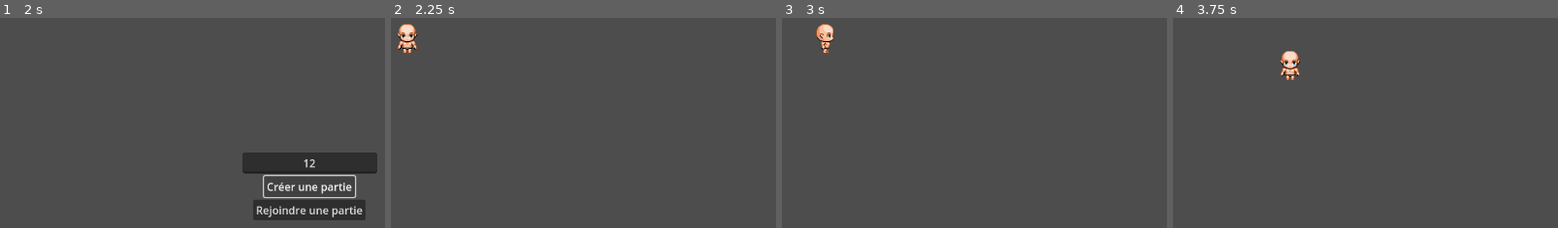
Above: before the commit, frames 1-4 (left to right).
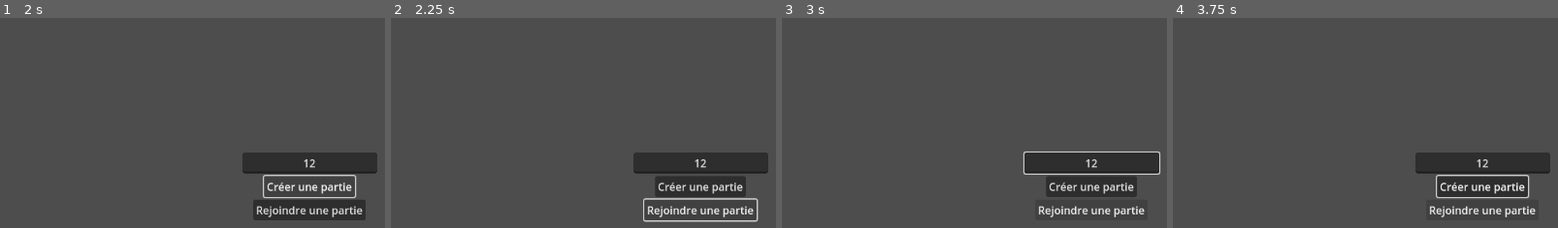
Above: after the commit, the same moments.

Repository: coeyn/greed_island_mmorpg
Game: Godot game, scene res://scenes/main_menu.tscn
The game is run twice, just before and just after one commit, with the same random seed, the same clock (stepped at 60 frames per second) and the same inputs.
Inputs (mouse positions are in pixels of both pictures, inside the frame that each line leads up to):
- Up to frame 1 (2 s): click (308, 162) at 0.52 s; type "12" at 0.6 s; click "Créer une partie" at 1.25 s
- Up to frame 2 (2.25 s): click "Rejoindre une partie" at 2 s
- Up to frame 3 (3 s): hold Right (ui_right) from 2.78 s (still down)
- Up to frame 4 (3.75 s): release Right (ui_right) at 3.53 s; hold Down (ui_down) from 3.53 s (still down)

Frame 1 is identical in both runs. In frame 2, 7.3% of the frame differs, in the area x 1-98%, y 2-98%; in frame 3, 6.8%; in frame 4, 7.1%.
Error after the commit: Parse Error: Unindent doesn't match the previous indentation level. (res://scripts/main_menu.gd:20)

Commit message:
Fix player spawn sync by waiting for client readiness

Diff:
--- a/scripts/main_menu.gd
+++ b/scripts/main_menu.gd
@@ -18,5 +18,5 @@
 	var ip = ip_input.text.strip_edges()
 	if ip == "":
 		ip = "127.0.0.1"
-	Network.join_server(ip)
-	get_tree().change_scene_to_file("res://scenes/World.tscn")
+       Network.join_server(ip)
+        get_tree().change_scene_to_file("res://scenes/world.tscn")
--- a/scripts/world.gd
+++ b/scripts/world.gd
@@ -15,26 +15,20 @@
 	var my_id = multiplayer.get_unique_id()
 	print("→ Mon ID réseau :", my_id)
 
-	spawn_player.rpc(my_id)
+        spawn_player.rpc(my_id)
 
-	if multiplayer.is_server():
-		multiplayer.peer_connected.connect(_on_peer_connected)
+        if multiplayer.is_server():
+                multiplayer.peer_connected.connect(_on_peer_connected)
+        else:
+                # Inform the server that this client is ready to receive
+                # information about the already connected players.
+                rpc_id(1, "client_ready")
 
 
 
 func _on_peer_connected(id: int):
-	print("→ Nouveau joueur connecté : %d" % id)
-
-	# 1. D'abord on demande à tout le monde de spawn ce joueur
-	spawn_player.rpc(id)
-
-	# 2. Puis on attend 1 frame pour s'assurer qu'il soit bien instancié
-	await get_tree().process_frame
-
-	# 3. Ensuite on envoie au nouveau venu tous les autres joueurs
-	for peer_id in multiplayer.get_peers():
-		if peer_id != id:
-			rpc_id(id, "spawn_player", peer_id)
+        print("→ Nouveau joueur connecté : %d" % id)
+        # Waiting for the client to notify that its world is ready
 
 
 var players = {}
@@ -45,5 +39,16 @@
 	player.name = "Player_%s" % id
 	player.set_multiplayer_authority(id)
 	player.position = Vector2(100 + id * 40, 100)
-	add_child(player)
-	players[id] = player
+        add_child(player)
+        players[id] = player
+
+@rpc("authority")
+func client_ready():
+        if not multiplayer.is_server():
+                return
+
+        var id = multiplayer.get_remote_sender_id()
+
+        for peer_id in players.keys():
+                if peer_id != id:
+                        rpc_id(id, "spawn_player", peer_id)
